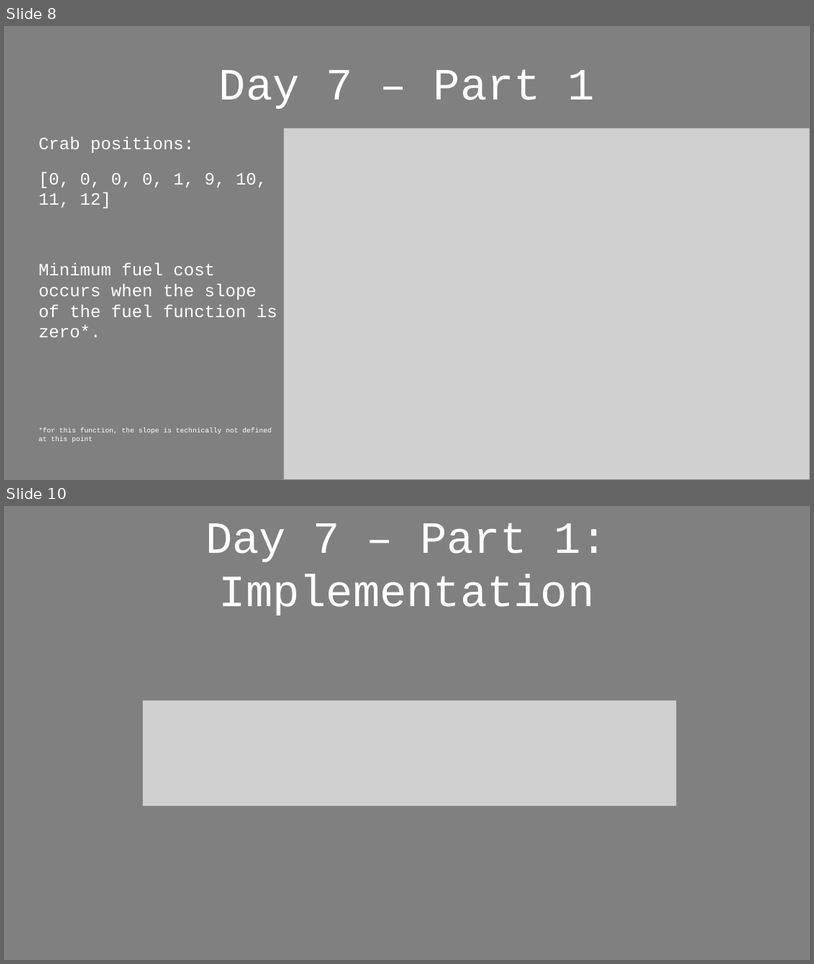
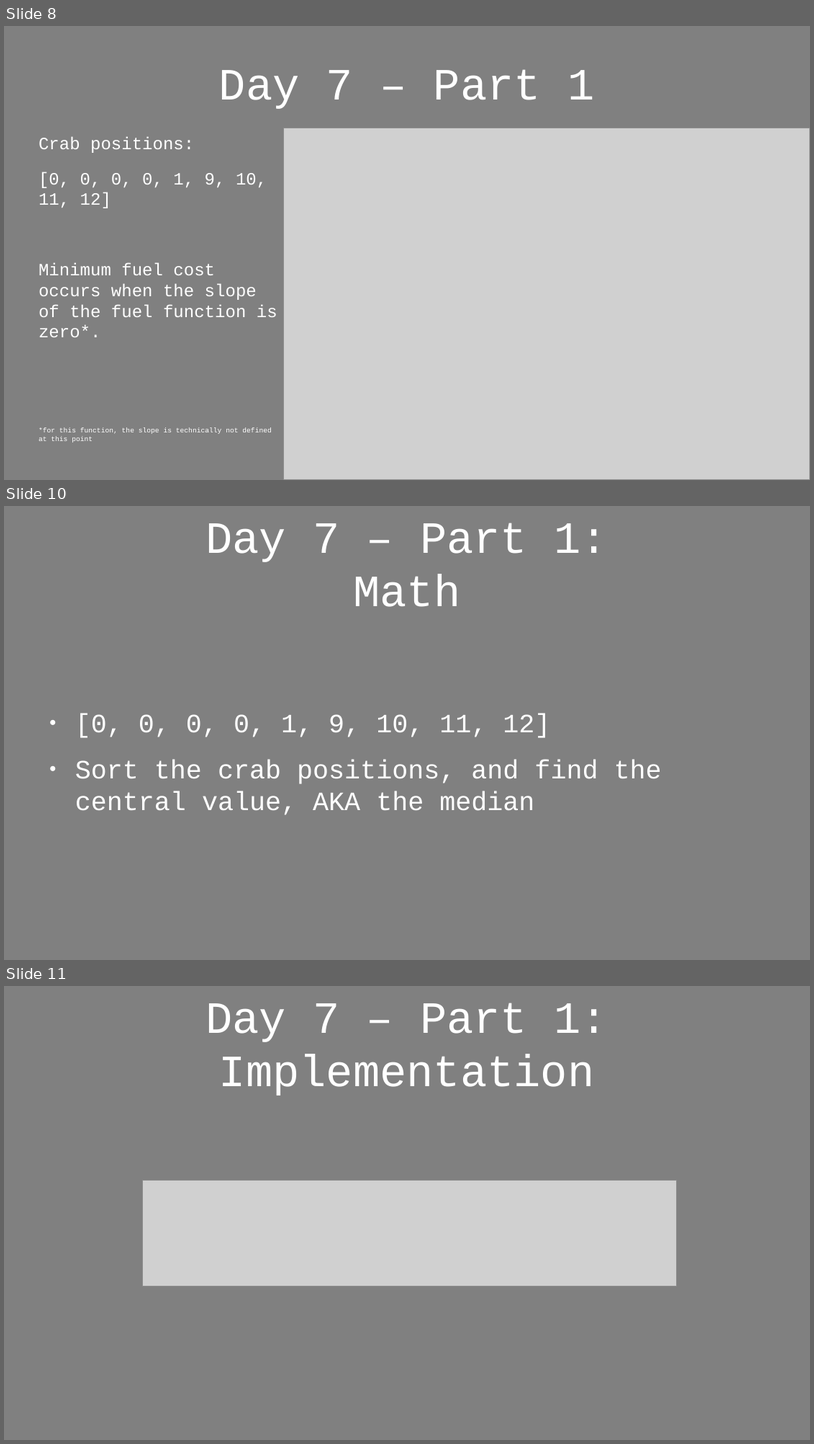
Before and after one commit to jlewis200/advent_of_code_21, a slide deck: aoc-cantina-time.odp. Shown one above the other, each under a label of ours: slides 8 and 10 before the commit, slides 8, 10 and 11 after it; the slides between them are not shown. The pictures are 814x964 and 814x1444 pixels, drawn with LibreOffice and Linux fonts; fonts in the diff are those of the drawing; grey boxes stand for pictures. Boxes give left, top, right and bottom in pixels: in the first picture for what was removed or moved away, otherwise in the second. Text is boxed around its words. In the diff, an @@ line names an element or a change of style, - is before the commit and + after.

```diff
--- a/aoc-cantina-time.odp
+++ b/aoc-cantina-time.odp
@@ slide 10 added at (4, 506, 810, 960), background #808080 @@
@@ title added at (206, 523, 608, 607), 44 pt, text #FFFFFF @@
+Day 7 – Part 1:
+Math
@@ text added at (75, 713, 662, 815), 26 pt, text #FFFFFF @@
+● [0, 0, 0, 0, 1, 9, 10, 11, 12]
+● Sort the crab positions, and find the central value, AKA the median
@@ what was slide 10 is now slide 11 @@
```
Also in this commit, not shown: 1 slide changed, 1 other file.
